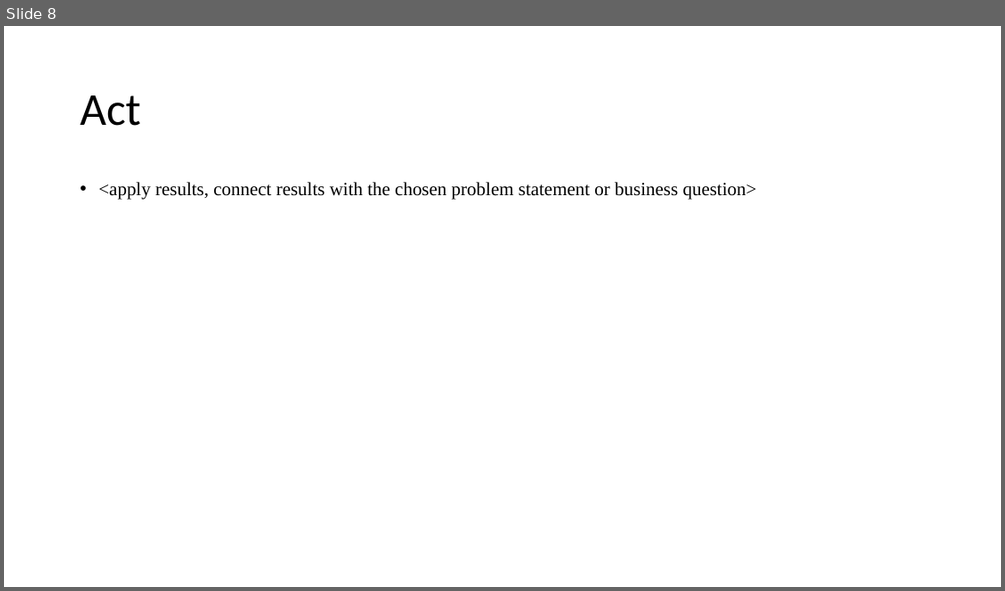
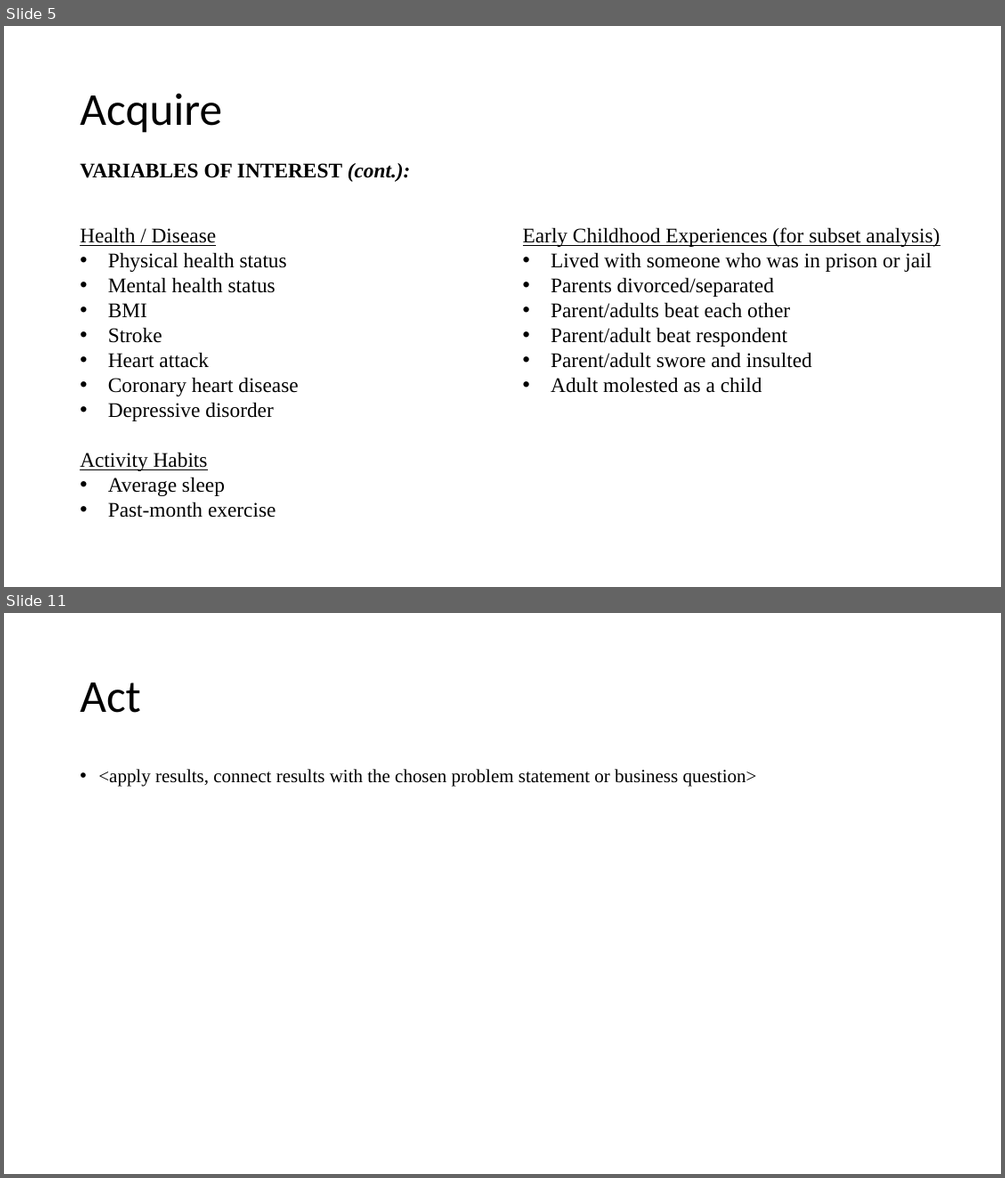
Before and after one commit to jfisher43/ana500, a slide deck: FisherJ_ANA500_Micro-Project_template.pptx. Shown one above the other, each under a label of ours: slide 8 before the commit, slides 5 and 11 after it; the slides between them are not shown. The pictures are 1005x591 and 1005x1178 pixels, drawn with LibreOffice and Linux fonts; fonts in the diff are those of the drawing. Boxes give left, top, right and bottom in pixels: in the first picture for what was removed or moved away, otherwise in the second. Text is boxed around its words. In the diff, an @@ line names an element or a change of style, - is before the commit and + after.

```diff
--- a/FisherJ_ANA500_Micro-Project_template.pptx
+++ b/FisherJ_ANA500_Micro-Project_template.pptx
@@ slide 5 added at (4, 26, 1001, 587), background #FFFFFF @@
@@ title added at (80, 93, 222, 133), 44 pt, text #000000 @@
+Acquire
@@ text added at (80, 163, 411, 182), 20 pt, text #000000, bold @@
+VARIABLES OF INTEREST (cont.):
@@ text added at (80, 227, 939, 517), 20 pt, text #000000 @@
+Health / Disease
+• Physical health status
+• Mental health status
+• BMI
+• Stroke
+• Heart attack
+• Coronary heart disease
+• Depressive disorder
+Activity Habits
+• Average sleep
+• Past-month exercise
+Early Childhood Experiences (for subset analysis)
+• Lived with someone who was in prison or jail
+• Parents divorced/separated
+• Parent/adults beat each other
+• Parent/adult beat respondent
+• Parent/adult swore and insulted
+• Adult molested as a child
@@ what was slide 8 is now slide 11 @@
```
Also in this commit, not shown: 6 slides changed, 3 other slides added, 1 slide removed, 3 other files.
